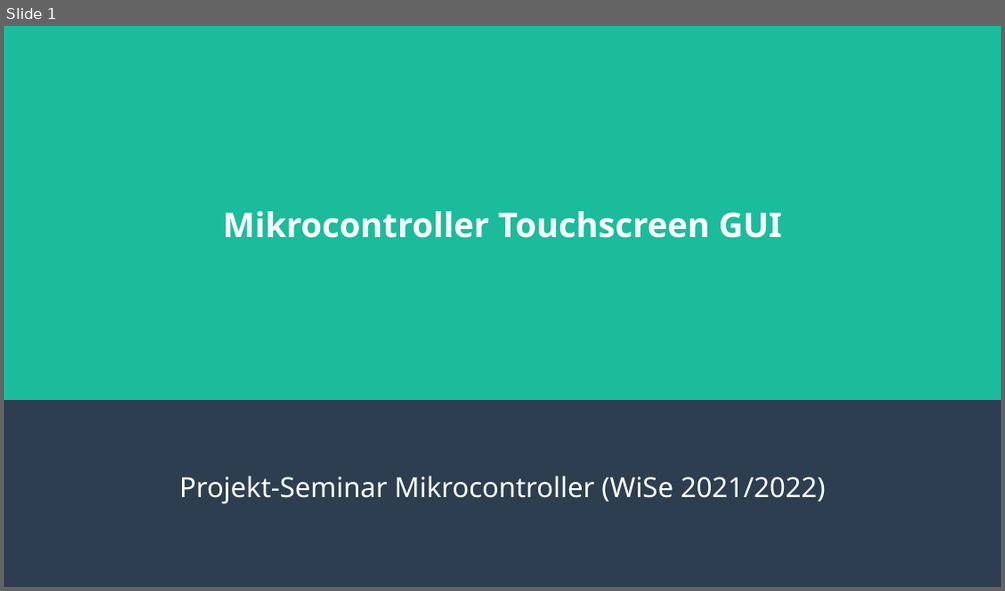
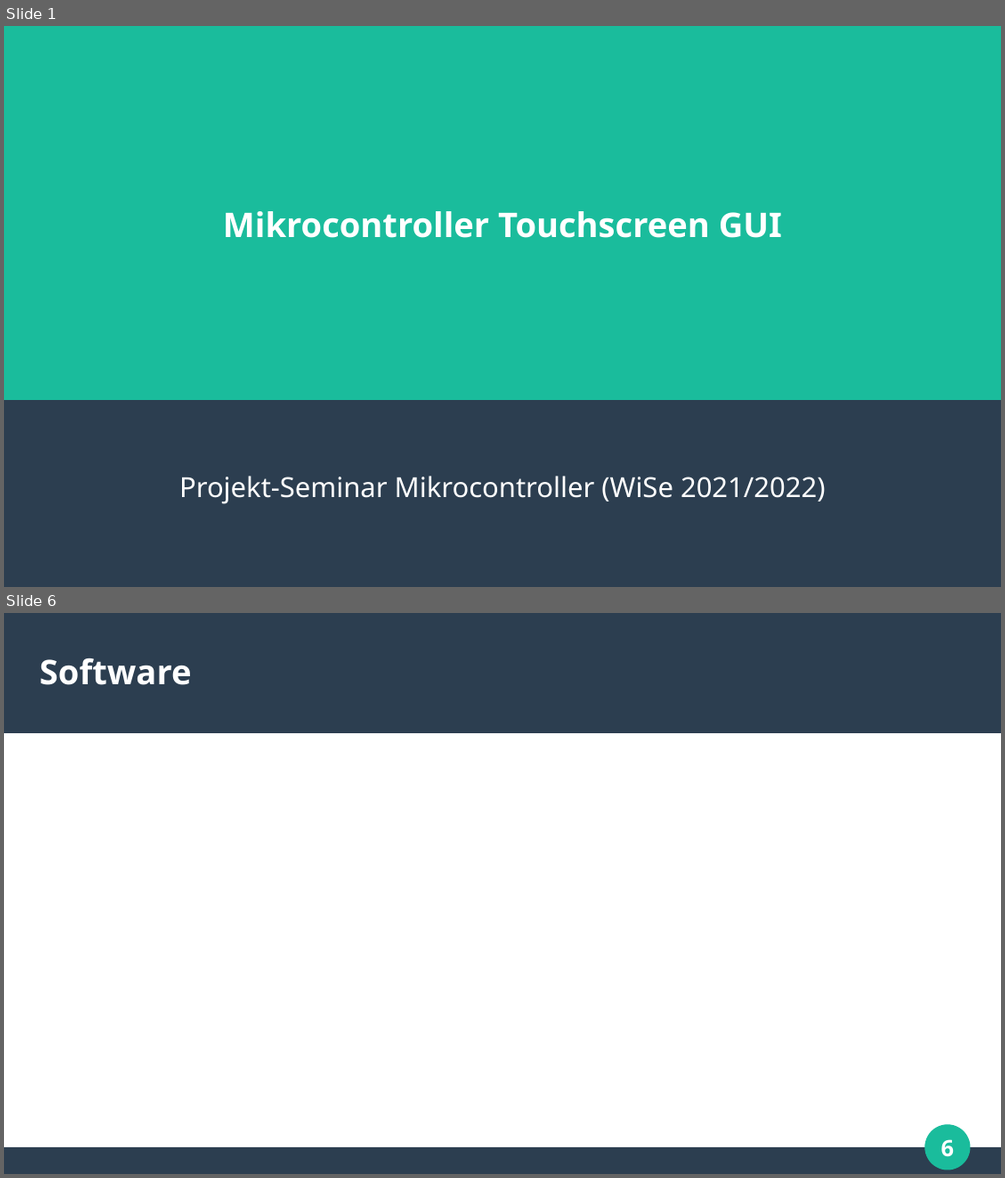
Before and after one commit to tim-ludwig/STM32-Touchscreen, a slide deck: Projektarbeit/Vortrag.odp. Shown one above the other, each under a label of ours: slide 1 before the commit, slides 1 and 6 after it; the slides between them are not shown. The pictures are 1005x591 and 1005x1178 pixels, drawn with LibreOffice and Linux fonts; fonts in the diff are those of the drawing. Boxes give left, top, right and bottom in pixels: in the first picture for what was removed or moved away, otherwise in the second. Text is boxed around its words. In the diff, an @@ line names an element or a change of style, - is before the commit and + after.

```diff
--- a/Projektarbeit/Vortrag.odp
+++ b/Projektarbeit/Vortrag.odp
@@ slide 6 added at (4,613,1001,1174), background #FFFFFF @@
@@ rectangle added at (4,613,1001,733), fill #2C3E50 @@
@@ title added at (40,658,192,685), 27 pt, text #FFFFFF, bold @@
+Software
@@ ellipse added at (926,1125,970,1169), fill #1ABC9C, outline #1ABC9C 0.85 pt @@
@@ page number added at (941,1139,955,1157), 18 pt, text #FFFFFF, bold @@
+6
@@ rectangle added at (4,1148,1001,1174), fill #2C3E50 @@
```
Also in this commit, not shown: 1 slide changed, 4 other slides added.
